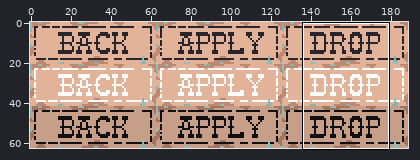
Sprite sheet: res/sprite/ui_parchment_buttons.png. The picture above shows the old version from afar; the outline marks the close-up.
Close-up. Old version:
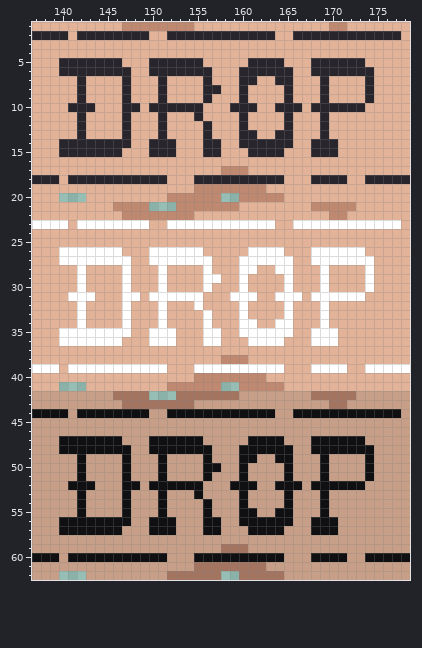
The file is 189x63 pixels. Shown: x 137..178, y 1..62.
And afterwards:
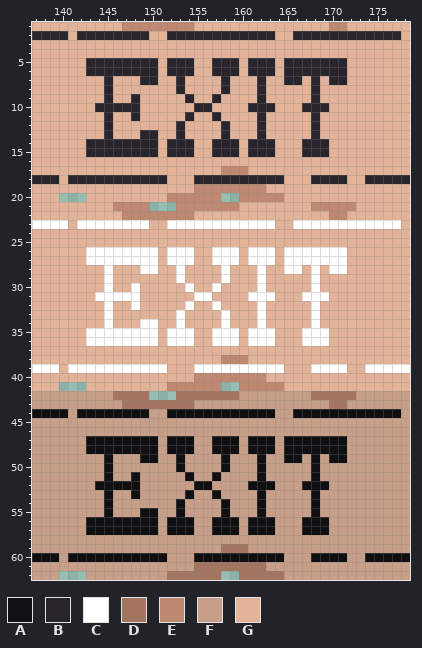
Palette (. is transparent): A #100f12  B #28252d  C #ffffff  D #a37460  E #bf8870  F #c79e87  G #e2b398
The exact change:
Changed rows in their new state; - is an unchanged pixel.
first column x 140:
 5 GGG----BBB-G---G-BBB----GBBB----GG-
 6 GGG-----BB-G---GGBBBG---G-BB----GGG
 7 --G--B-G-BBG-B--G-B-GGB-G-B-BGBB--G
 8 --G--B-G---G-B--GGB-G-B--G--BG----G
 9 --G--B-GB--G--B-GB--G-B--G--BG----G
10 -GGGBBB---GGGGG-B--GG-BBGGGB--GGGG-
11 --G--B-GB--G--BG-B--G-B--G--BG-----
12 --G--B-G---G-B--G-B-G-B--G--BG-----
13 --G--B-G-BBG-B--G-B-GGB-GG--BG-----
14 GGG-----BB-G-BB-G-BBG---GG-B--G----
15 GGG----BBB-G-BB-G-BB----G--B--G----
first column x 140:
26 GGG----CCC-G---G-CCC----GCCC----GG-
27 GGG-----CC-G---GGCCCG---G-CC----GGG
28 --G--C-G-CCG-C--G-C-GGC-G-C-CGCC--G
29 --G--C-G---G-C--GGC-G-C--G--CG----G
30 --G--C-GC--G--C-GC--G-C--G--CG----G
31 -GGGCCC---GGGGG-C--GG-CCGGGC--GGGG-
32 --G--C-GC--G--CG-C--G-C--G--CG-----
33 --G--C-G---G-C--G-C-G-C--G--CG-----
34 --G--C-G-CCG-C--G-C-GGC-GG--CG-----
35 GGG-----CC-G-CC-G-CCG---GG-C--G----
36 GGG----CCC-G-CC-G-CC----G--C--G----
first column x 140:
47 FFF----AAA-F---F-AAA----FAAA----FF-
48 FFF-----AA-F---FFAAAF---F-AA----FFF
49 --F--A-F-AAF-A--F-A-FFA-F-A-AFAA--F
50 --F--A-F---F-A--FFA-F-A--F--AF----F
51 --F--A-FA--F--A-FA--F-A--F--AF----F
52 -FFFAAA---FFFFF-A--FF-AAFFFA--FFFF-
53 --F--A-FA--F--AF-A--F-A--F--AF-----
54 --F--A-F---F-A--F-A-F-A--F--AF-----
55 --F--A-F-AAF-A--F-A-FFA-FF--AF-----
56 FFF-----AA-F-AA-F-AAF---FF-A--F----
57 FFF----AAA-F-AA-F-AA----F--A--F----
Where, in picture pixels (left, top, right, bottom), the same in both close-ups:
changed: (59, 58, 374, 157)
changed: (59, 247, 374, 346)
changed: (59, 436, 374, 535)
